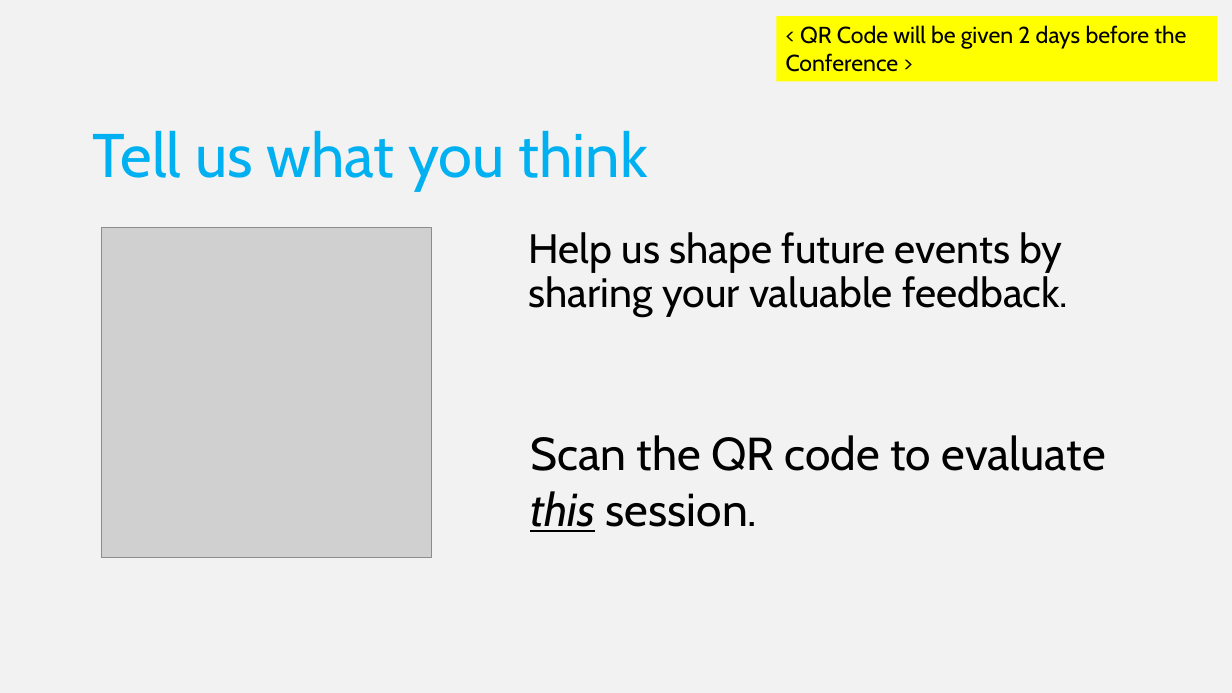
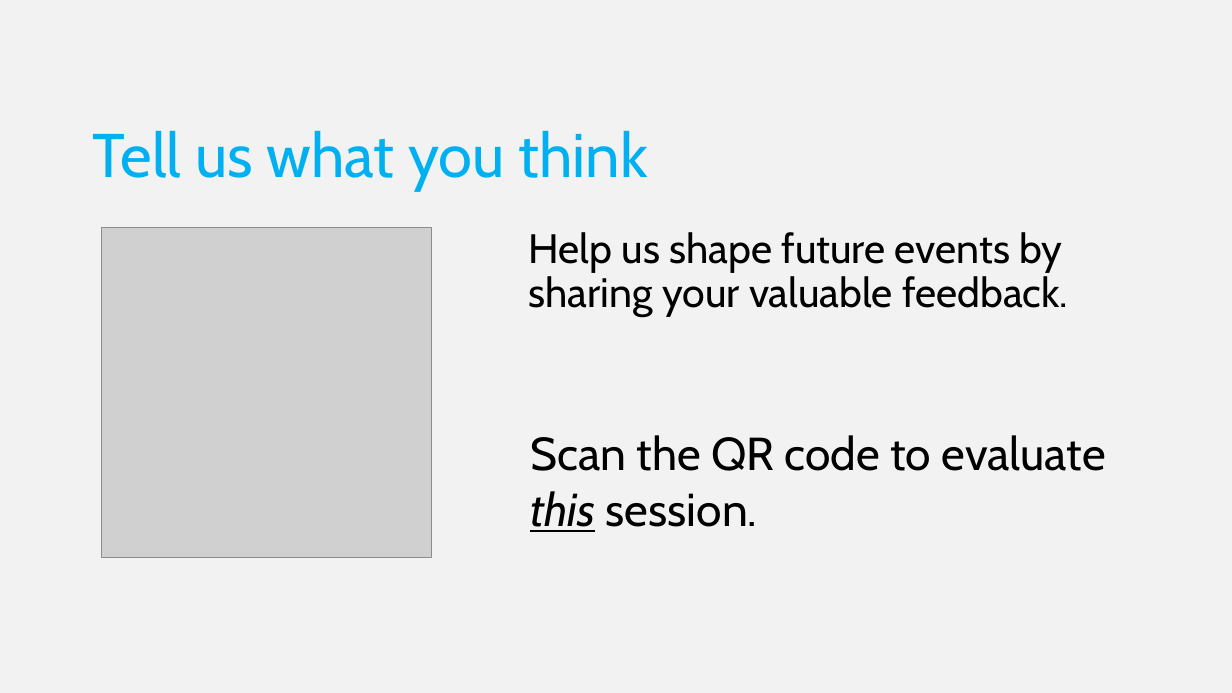
Before and after one commit to FutureUnleashed/OSS, a slide deck: slide 27 of Neo4j/Future Unleashed_Neo4j.pptx (slide 24 before the commit). Drawn at 1232x693 pixels with LibreOffice and Linux fonts; fonts in the diff are those of the drawing; grey boxes stand for pictures; background and template pictures are left out. Boxes give left, top, right and bottom in pixels: in the first picture for what was removed or moved away, otherwise in the second. Text is boxed around its words. In the diff, an @@ line names an element or a change of style, - is before the commit and + after.

```diff
--- a/Neo4j/Future Unleashed_Neo4j.pptx
+++ b/Neo4j/Future Unleashed_Neo4j.pptx
@@ rectangle removed at [776,16,1217,81] @@
-< QR Code will be given 2 days before the Conference >
```
Also in this commit, not shown: 5 other slides changed, 3 slides added, 1 other file.
